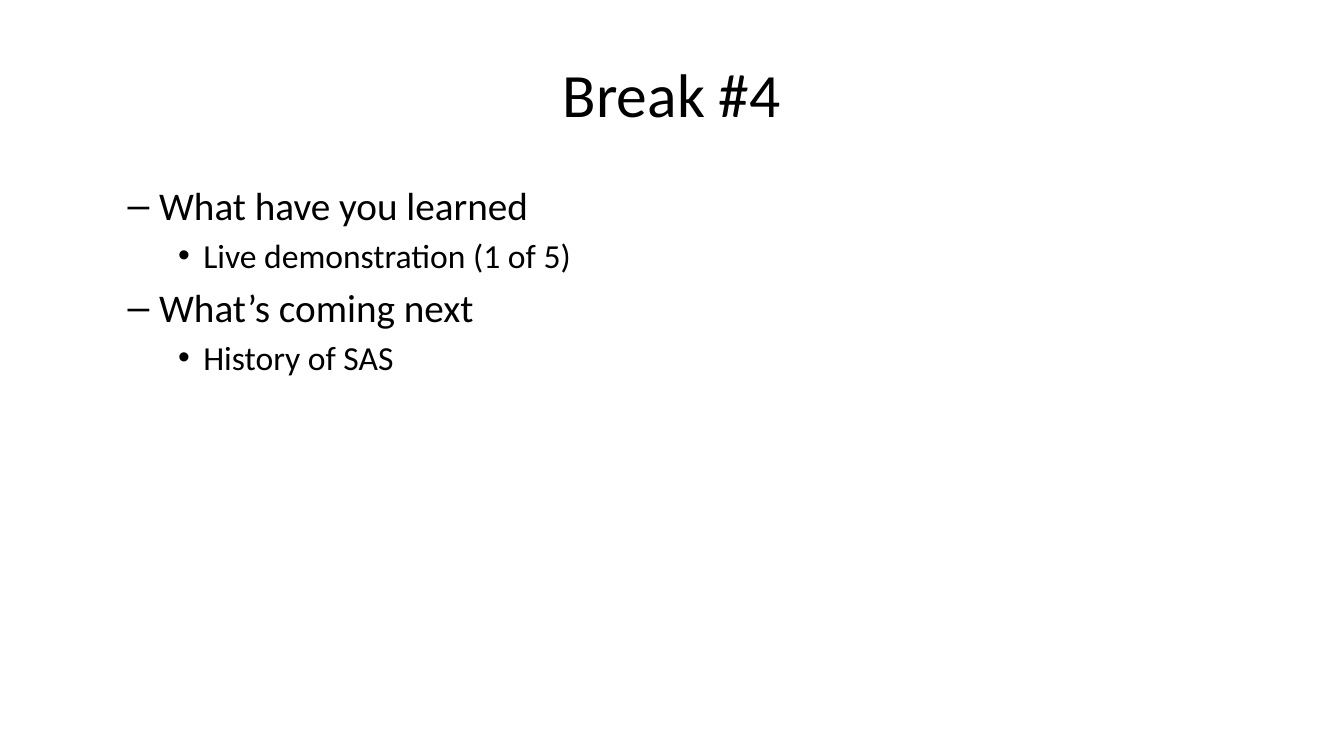
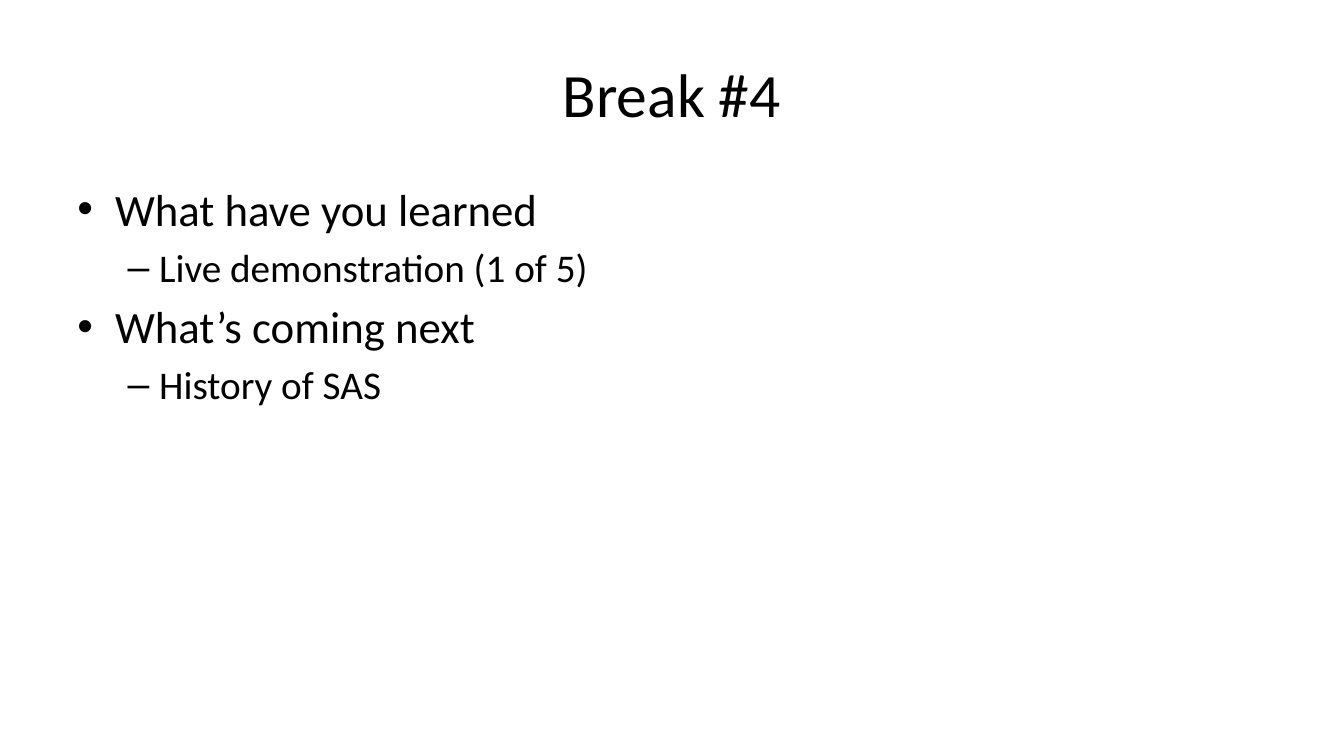
Before and after one commit to pmean/introduction-to-SAS, a slide deck: slide 36 of results/5507-01-simon-sildes-and-speaker-notes.pptx. Drawn at 1344x756 pixels with LibreOffice and Linux fonts; fonts in the diff are those of the drawing. Boxes give left, top, right and bottom in pixels: in the first picture for what was removed or moved away, otherwise in the second. Text is boxed around its words. In the diff, an @@ line names an element or a change of style, - is before the commit and + after.

```diff
--- a/results/5507-01-simon-sildes-and-speaker-notes.pptx
+++ b/results/5507-01-simon-sildes-and-speaker-notes.pptx
@@ text "What have you learned" at (115, 195, 588, 406): size 28 to 32 pt in "What have you learned", "What’s coming next"; size 24 to 28 pt in "Live demonstration (1 of 5)", "History of SAS"; bullet – to •; list level 2 to 1 in "What have you learned"; bullet • to –; list level 3 to 2 in "Live demonstration (1 of 5)"; list level 2 to 1 in "What’s coming next"; list level 3 to 2 in "History of SAS" @@
```
Also in this commit, not shown: 19 other slides changed, 1 other file.
